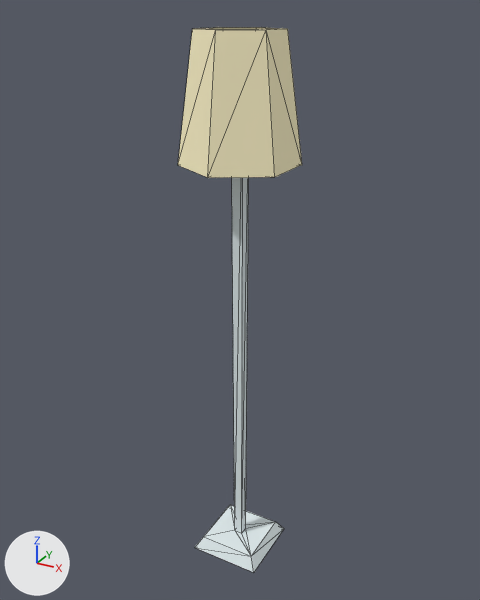
What one commit did to the glTF model assets/props/furniture/lampRoundFloor.glb.
Camera for both pictures: a 50 mm camera at (0.512, -0.763, 0.885) aimed at (0.052, 0.074, 0.466). Lighting does not change. The marker at lower left points along +X, +Y and +Z. The older version comes first. Mesh edges are drawn as thin lines. Vertices at exactly the same position are counted once.

Objects in the first picture: 'lampRoundFloor(Clone)'.
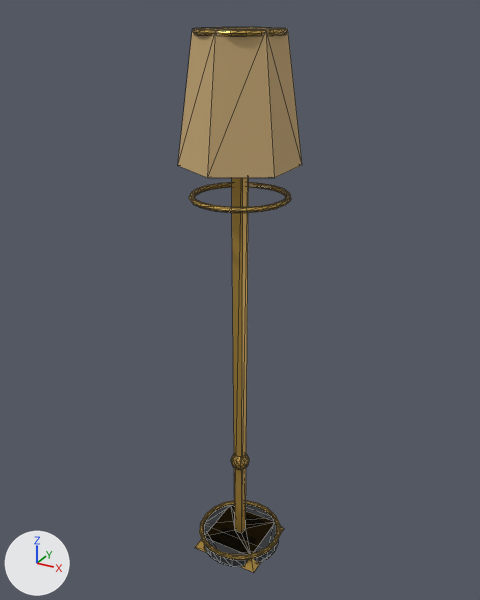
What differs and where, as boxes [x1, y1, x2, y2] in the pictures (480 x 600 px):
'lampRoundFloor(Clone)', reshaped, rescaled
    both: [178, 27, 302, 572]
part 1 of me_mesh_lamproundfloor, added
    after: [231, 454, 249, 470]
part 2 of me_mesh_lamproundfloor, added
    after: [204, 504, 278, 567]
part 3 of me_mesh_lamproundfloor, added (orange)
    after: [199, 501, 281, 560]
part 4 of me_mesh_lamproundfloor, added (orange)
    after: [193, 27, 287, 36]
part 5 of me_mesh_lamproundfloor, added (orange)
    after: [189, 182, 291, 213]
part 6 of me_mesh_lamproundfloor, recoloured (white to orange)
    both: [195, 178, 284, 572]
part 7 of me_mesh_lamproundfloor, recoloured (beige to brown)
    both: [178, 28, 302, 178]

The change, as a list of edits to the scene's bpy script:
```text
Add mat_shade_010:
    mat_shade_010 = principled_material('shade.010')
    mat_shade_010.base_color = (0.55, 0.38, 0.17)  # brown #c4a673
    mat_shade_010.roughness = 0.8
Add mat_brass_010:
    mat_brass_010 = principled_material('brass.010')
    mat_brass_010.base_color = (0.55, 0.34, 0.07)  # orange #c49e4b
    mat_brass_010.metallic = 0.6
    mat_brass_010.roughness = 0.4
Add mat_gunmetaldark_010:
    mat_gunmetaldark_010 = principled_material('gunmetalDark.010')
    mat_gunmetaldark_010.base_color = (0.04, 0.045, 0.05)  # dark grey #383c3f
    mat_gunmetaldark_010.metallic = 0.4
Change me_mesh_lamproundfloor:
    used by ob_lamproundfloor_clone; location = (0.0, 0.0, 0.0)
    remove me_mesh_lamproundfloor.from_pydata(...)  # 40 vertices, 76 faces; spans x -0.016..0.136, y -0.028..0.148, z 0.0..0.86
    add me_mesh_lamproundfloor.from_pydata(...)  # 502 vertices, 992 faces; spans x -0.016..0.136, y -0.028..0.148, z 0.0..0.86
    me_mesh_lamproundfloor part 1: a new loose piece, a UV sphere (12 segments, 6 rings, poles along z) spanning x 0.044..0.076, y 0.044..0.076, z 0.156..0.188, in mat_brass_010 (orange #c49e4b)
    me_mesh_lamproundfloor part 2: a new loose piece, a 20-sided cylinder along z spanning x -0.01..0.13, y -0.01..0.13, z 0.0..0.02, in mat_gunmetaldark_010 (dark grey #383c3f)
    me_mesh_lamproundfloor part 3: a new loose piece of 120 vertices spanning x -0.014..0.134, y -0.014..0.134, z 0.019..0.025, in mat_brass_010 (orange #c49e4b)
    me_mesh_lamproundfloor part 4: a new loose piece of 120 vertices spanning x -0.002..0.122, y -0.002..0.122, z 0.854..0.86, in mat_brass_010 (orange #c49e4b)
    me_mesh_lamproundfloor part 5: a new loose piece of 120 vertices spanning x -0.014..0.134, y -0.014..0.134, z 0.633..0.64, in mat_brass_010 (orange #c49e4b)
    me_mesh_lamproundfloor part 6: 28 faces spanning x 0.0..0.12, y 0.0..0.12, z 0.0..0.761 switch from mat_metal (white #dfeaec) to mat_brass_010 (orange #c49e4b)
    me_mesh_lamproundfloor part 7: 48 faces spanning x -0.016..0.136, y -0.028..0.148, z 0.682..0.86 switch from mat_lamp (beige #fff5ca) to mat_shade_010 (brown #c4a673)
    add me_mesh_lamproundfloor.materials.append(mat_gunmetaldark_010)  # dark grey #383c3f
Change ob_lamproundfloor_clone:
    ob_lamproundfloor_clone.scale: (1.0, 1.0, 1.0) -> (1.0, 1.0, 0.999)
```
